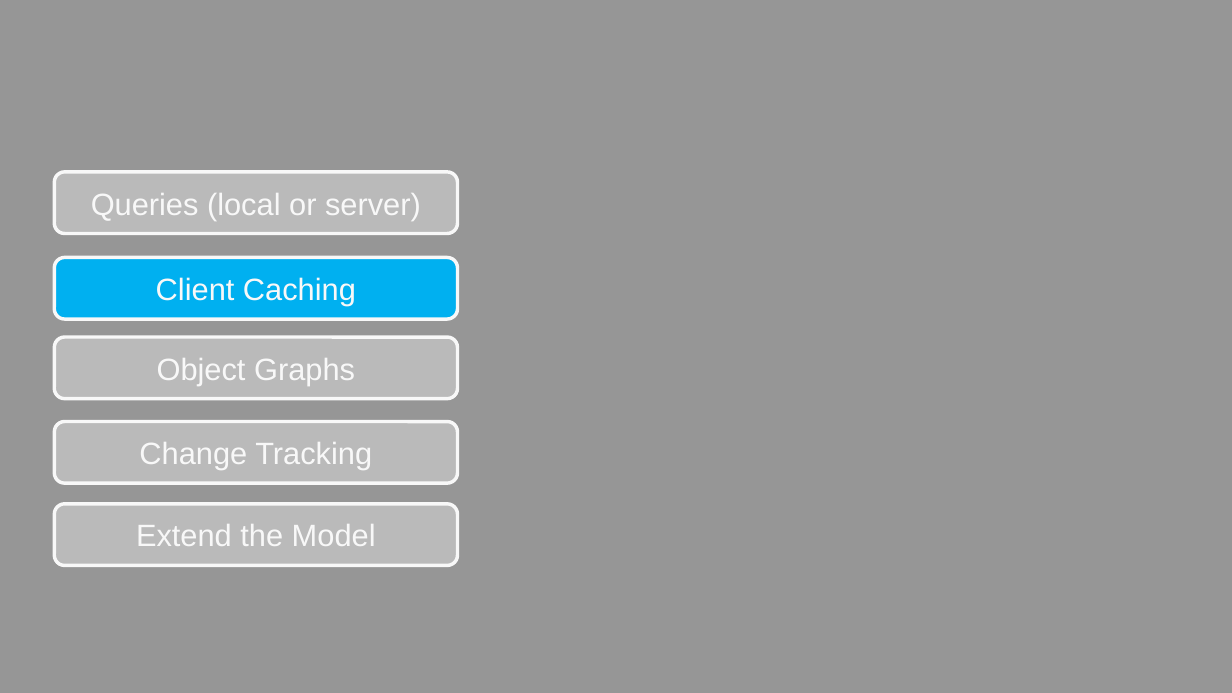
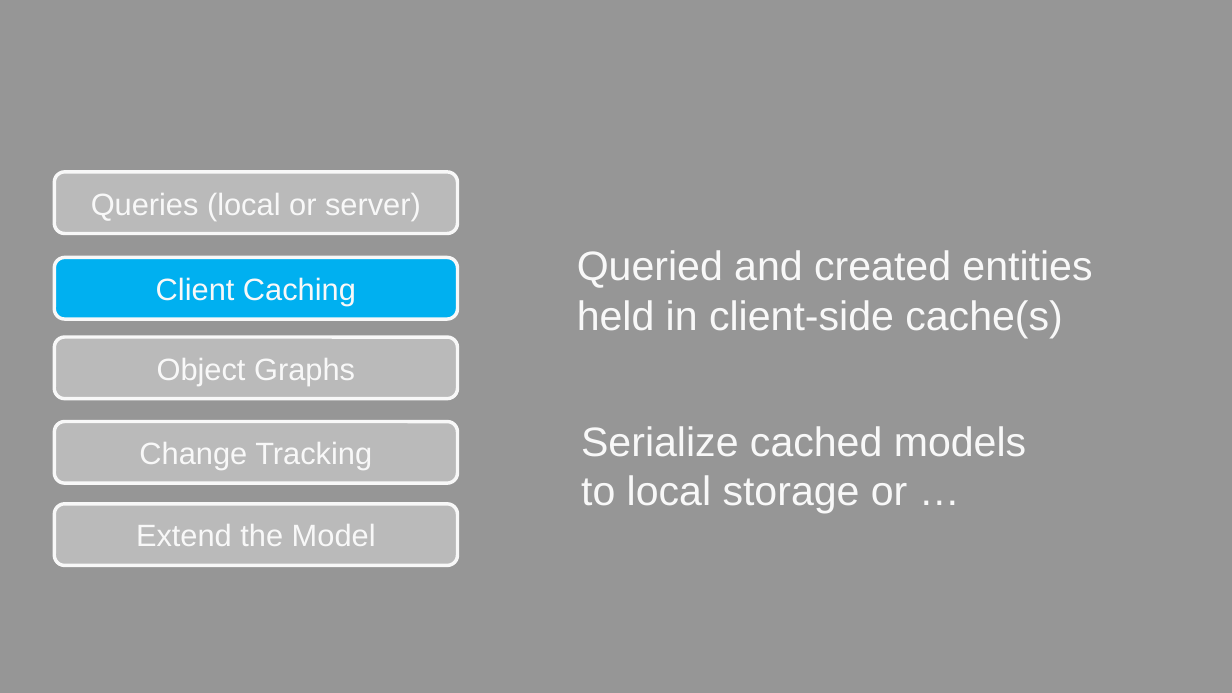
Before and after one commit to wardbell/js4netdev, a slide deck: slide 23 of Bell_ASPConnections_SPAwithBreeze_APA306.pptx (slide 22 before the commit). Drawn at 1232x693 pixels with LibreOffice and Linux fonts; fonts in the diff are those of the drawing; background and template pictures are left out. Boxes give left, top, right and bottom in pixels: in the first picture for what was removed or moved away, otherwise in the second. Text is boxed around its words. In the diff, an @@ line names an element or a change of style, - is before the commit and + after.

```diff
--- a/Bell_ASPConnections_SPAwithBreeze_APA306.pptx
+++ b/Bell_ASPConnections_SPAwithBreeze_APA306.pptx
@@ text added at [577,250,1092,338], 24 pt, text #F8F8F8 @@
+Queried and created entities held in client-side cache(s)
@@ text added at [581,426,1026,513], 24 pt, text #F8F8F8 @@
+Serialize cached models
+to local storage or …
```
Also in this commit, not shown: 9 other slides changed, 4 slides added, 1 slide removed.
